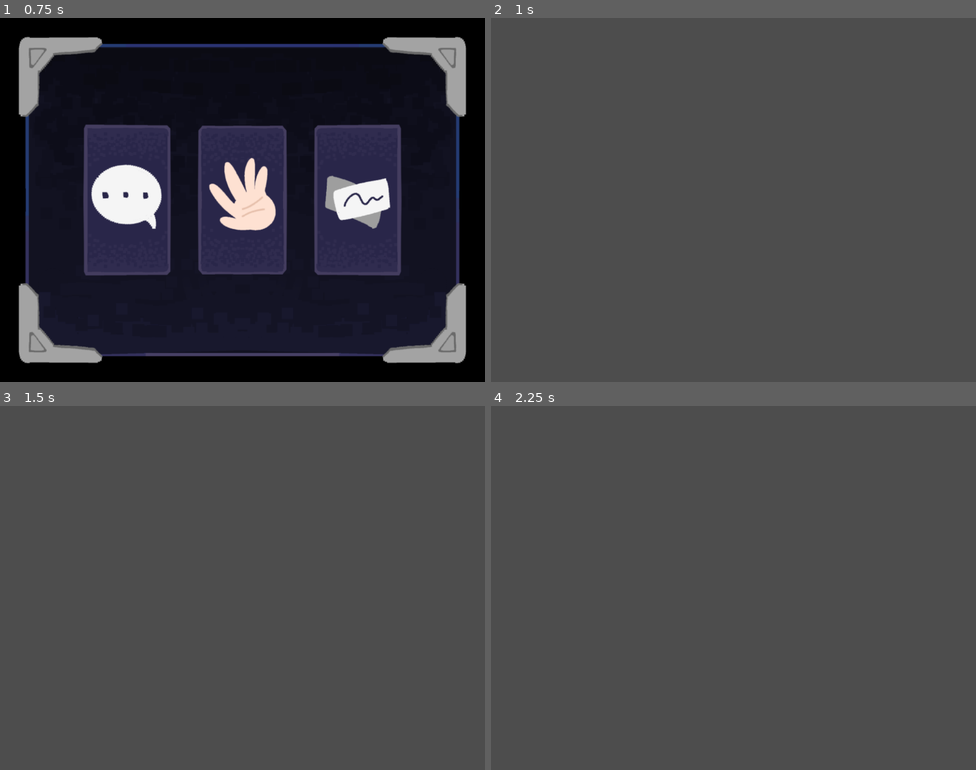
Above: before the commit, frames 1-4 (two rows, left to right).
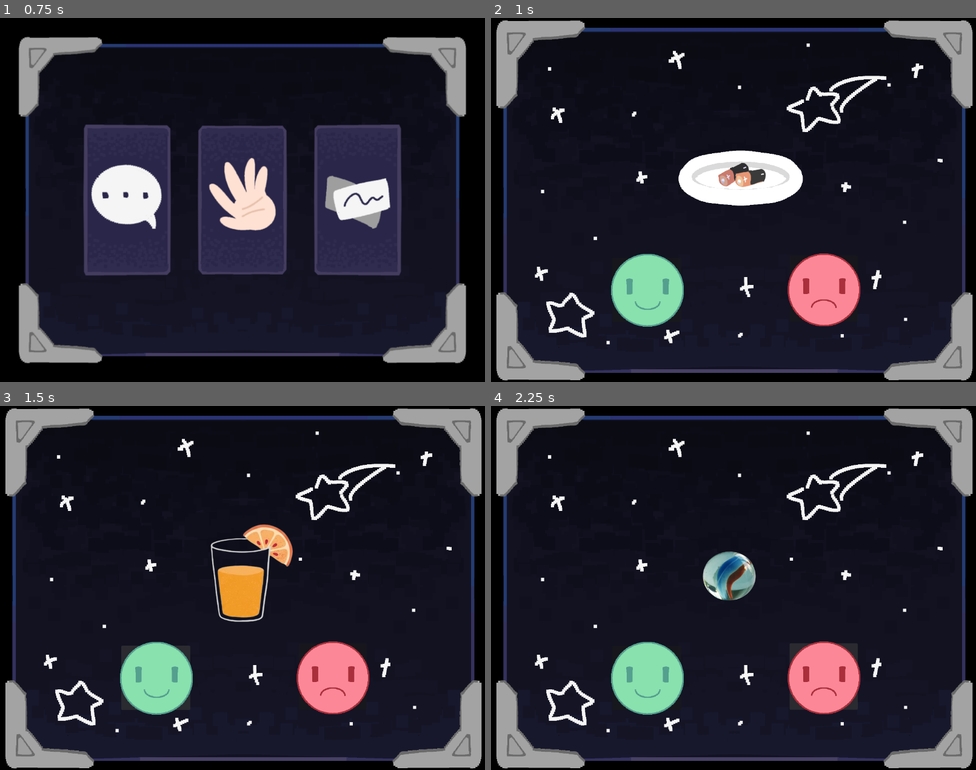
Above: after the commit, the same moments.

Repository: GavinWu42711/liftoff-game
Game: Godot game, scene res://Scenes/MainMenu.tscn
Two runs of this game, one before a commit and one after it. Both use one fixed random seed, a clock stepped at 60 frames per second and the inputs below.
Inputs (mouse positions are in pixels of both pictures, inside the frame that each line leads up to):
- Up to frame 1 (0.75 s): tap Enter at 0.5, 0.6 s; move the mouse to (349, 181) at 0.52 s; click (349, 181) at 0.67 s
- Up to frame 2 (1 s): no input
- Up to frame 3 (1.5 s): click (155, 679) at 1.27 s
- Up to frame 4 (2.25 s): click (825, 675) at 2.02 s

Frame 1 is identical in both runs. In frame 2, 99% of the frame differs, in the area x 0-100%, y 0-100%; in frame 3, 99%; in frame 4, 99%.

Commit message:
locked
balls

Diff:
--- a/Scenes/emotional.gd
+++ b/Scenes/emotional.gd
@@ -1,12 +1,89 @@
 extends Node2D
-var sprite_list:Array[Sprite2D]
+var og_sprite_list:Array[Sprite2D]
+var shuff_sprite_list:Array[Sprite2D]
 var binary_list:Array[int]
+@onready var salad: Sprite2D = $Salad
+@onready var battery: Sprite2D = $Battery
+@onready var right: AudioStreamPlayer2D = $AudioStreamPlayer2D
+@onready var wrong: AudioStreamPlayer2D = $AudioStreamPlayer2D2
+
+@onready var celebrationScene = $CelebrationScene
+@onready var happybutton: Button = $happybutton
+@onready var sadbutton: Button = $sadbutton
+@onready var toast: Sprite2D = $toast
+@onready var marble: Sprite2D = $marble
+@onready var oj: Sprite2D = $oj
+
+var isFinished:bool = false
+
+var current = 0
+static var score = 0
+var max_score = 5
+var answered = false
+signal next
 
 # Called when the node enters the scene tree for the first time.
 func _ready() -> void:
-	pass # Replace with function body.
+	isFinished = false
+	og_sprite_list = [salad, battery, oj, marble, toast]
+	shuff_sprite_list = [salad, battery, oj, marble, toast]
+	#1 = good, 0 = bad
+	binary_list = [1, 0, 1, 0 , 1]
+	shuff_sprite_list.shuffle()
+	run()
 
+func run():
+	for i in range(shuff_sprite_list.size()):
+		current = i
+		shuff_sprite_list[i].visible = true
+		answered = false
+		print(answered)
+		await next
+		print("asdfasdfasdf")
+	wrong.play()
+	await get_tree().create_timer(2.5).timeout
+	get_tree().change_scene_to_file("res://Scenes/MainMenu.tscn")
 
 # Called every frame. 'delta' is the elapsed time since the previous frame.
 func _process(delta: float) -> void:
-	pass
+	if score == max_score and not isFinished:
+		isFinished = true
+		celebrationScene.activate()
+		await get_tree().create_timer(4).timeout
+		get_tree().change_scene_to_file("res://Scenes/MainMenu.tscn")
+
+
+func _on_happybutton_pressed() -> void:
+	print(answered)
+	if not answered:
+		for i in range(og_sprite_list.size()):
+			if shuff_sprite_list[current] == og_sprite_list[i]:
+				if binary_list[i] == 1:
+					score += 1
+					right.play()
+					break
+				else:
+					wrong.play()
+					break
+		shuff_sprite_list[current].visible = false
+		print("emitting")
+		answered = true
+		next.emit()
+
+
+func _on_sadbutton_pressed() -> void:
+	print(answered)
+	if not answered:
+		for i in range(og_sprite_list.size()):
+			if shuff_sprite_list[current] == og_sprite_list[i]:
+				if binary_list[i] == 0:
+					score += 1
+					wrong.play()
+					break
+				else:
+					wrong.play()
+					break
+		shuff_sprite_list[current].visible = false
+		print("emitting")
+		answered = true
+		next.emit()
--- a/Scenes/emotional.tscn
+++ b/Scenes/emotional.tscn
@@ -4,6 +4,15 @@
 [ext_resource type="Script" uid="uid://cwbc112s23633" path="res://Scenes/emotional.gd" id="1_qyebv"]
 [ext_resource type="Texture2D" uid="uid://cbccld0v66kk6" path="res://Art/Letter Art v2/happy.png" id="2_kw6uv"]
 [ext_resource type="Texture2D" uid="uid://wryrh47odn52" path="res://Art/Letter Art v2/sad.png" id="3_fwiq7"]
+[ext_resource type="Texture2D" uid="uid://bt1qem805lt7v" path="res://Art/Letter Art v2/salad (2).png" id="5_fwiq7"]
+[ext_resource type="Texture2D" uid="uid://bt75iv7sbq88l" path="res://Art/Letter Art v2/battery.png" id="6_kiejh"]
+[ext_resource type="AudioStream" uid="uid://cneps6r3j2vkn" path="res://Art/music/correct buzzer.mp3" id="7_a2w86"]
+[ext_resource type="AudioStream" uid="uid://c4s0vsfp8pevt" path="res://Art/music/If I Am With You.mp3" id="8_d1bae"]
+[ext_resource type="AudioStream" uid="uid://ckyjgcnwnl8lh" path="res://Art/music/Wrong Buzzer - Sound Effect.mp3" id="8_sba3v"]
+[ext_resource type="PackedScene" path="res://Scenes/celebrationScene.tscn" id="10_d1bae"]
+[ext_resource type="Texture2D" uid="uid://bsoikj2lmdd6m" path="res://Art/Letter Art v2/oj.png" id="11_pfj3s"]
+[ext_resource type="Texture2D" uid="uid://b2oxdhumup7pp" path="res://Art/Letter Art v2/toast.png" id="12_ak02r"]
+[ext_resource type="Texture2D" uid="uid://8gkjx7lbpurj" path="res://Art/Letter Art v2/marble.png" id="13_u5b7k"]
 
 [node name="Emotional" type="Node2D" unique_id=69046109]
 script = ExtResource("1_qyebv")
@@ -13,6 +22,7 @@
 offset_top = 632.0
 offset_right = 501.0
 offset_bottom = 802.0
+metadata/_edit_use_anchors_ = true
 
 [node name="Sprite2D" type="Sprite2D" parent="happybutton" unique_id=683383436]
 position = Vector2(93, 86)
@@ -41,3 +51,45 @@
 position = Vector2(639, 480)
 
 [node name="Salad" type="Sprite2D" parent="." unique_id=1339935197]
+visible = false
+position = Vector2(658, 400.99994)
+scale = Vector2(0.2698289, 0.25836378)
+texture = ExtResource("5_fwiq7")
+
+[node name="Battery" type="Sprite2D" parent="." unique_id=794825785]
+visible = false
+position = Vector2(658, 387)
+scale = Vector2(0.23842587, 0.30457005)
+texture = ExtResource("6_kiejh")
+
+[node name="AudioStreamPlayer2D" type="AudioStreamPlayer2D" parent="." unique_id=276597201]
+stream = ExtResource("7_a2w86")
+
+[node name="AudioStreamPlayer2D3" type="AudioStreamPlayer2D" parent="." unique_id=1740130189]
+stream = ExtResource("8_d1bae")
+autoplay = true
+
+[node name="AudioStreamPlayer2D2" type="AudioStreamPlayer2D" parent="." unique_id=790346984]
+stream = ExtResource("8_sba3v")
+
+[node name="oj" type="Sprite2D" parent="." unique_id=1098988147]
+visible = false
+position = Vector2(645, 447)
+texture = ExtResource("11_pfj3s")
+
+[node name="CelebrationScene" parent="." unique_id=663618702 instance=ExtResource("10_d1bae")]
+position = Vector2(660, 476)
+
+[node name="toast" type="Sprite2D" parent="." unique_id=1270363284]
+visible = false
+position = Vector2(645, 441)
+texture = ExtResource("12_ak02r")
+
+[node name="marble" type="Sprite2D" parent="." unique_id=1478392221]
+visible = false
+position = Vector2(554, 466)
+scale = Vector2(0.52779657, 0.49025628)
+texture = ExtResource("13_u5b7k")
+
+[connection signal="pressed" from="happybutton" to="." method="_on_happybutton_pressed"]
+[connection signal="pressed" from="sadbutton" to="." method="_on_sadbutton_pressed"]
--- a/Scenes/main_menu.gd
+++ b/Scenes/main_menu.gd
@@ -21,4 +21,4 @@
 	get_tree().change_scene_to_file("res://Scenes/MotorTraining.tscn")
 
 func changeToSocialScene() -> void:
-	get_tree().change_scene_to_file("res://Scenes/SocialScene.tscn")
+	get_tree().change_scene_to_file("res://Scenes/emotional.tscn")
--- a/global.gd
+++ b/global.gd
@@ -5,6 +5,7 @@
 var stage_complete = false
 var stage = 1
 var clicked = 0
+
 # Called when the node enters the scene tree for the first time.
 func _ready() -> void:
 	pass # Replace with function body.
Binary file added: Art/Letter Art v2/drugs-removebg-preview.png
Not shown, added: Art/Letter Art v2/drugs-removebg-preview.png.import
Binary file added: Art/Letter Art v2/marble.png
Not shown, added: Art/Letter Art v2/marble.png.import
Binary file added: Art/Letter Art v2/needle.png
Not shown, added: Art/Letter Art v2/needle.png.import
Binary file added: Art/Letter Art v2/oj.png
Not shown, added: Art/Letter Art v2/oj.png.import
Binary file added: Art/Letter Art v2/toast.png
Not shown, added: Art/Letter Art v2/toast.png.import
Not shown: 1 places in Scenes/MainMenu.tscn that only renumber resources
